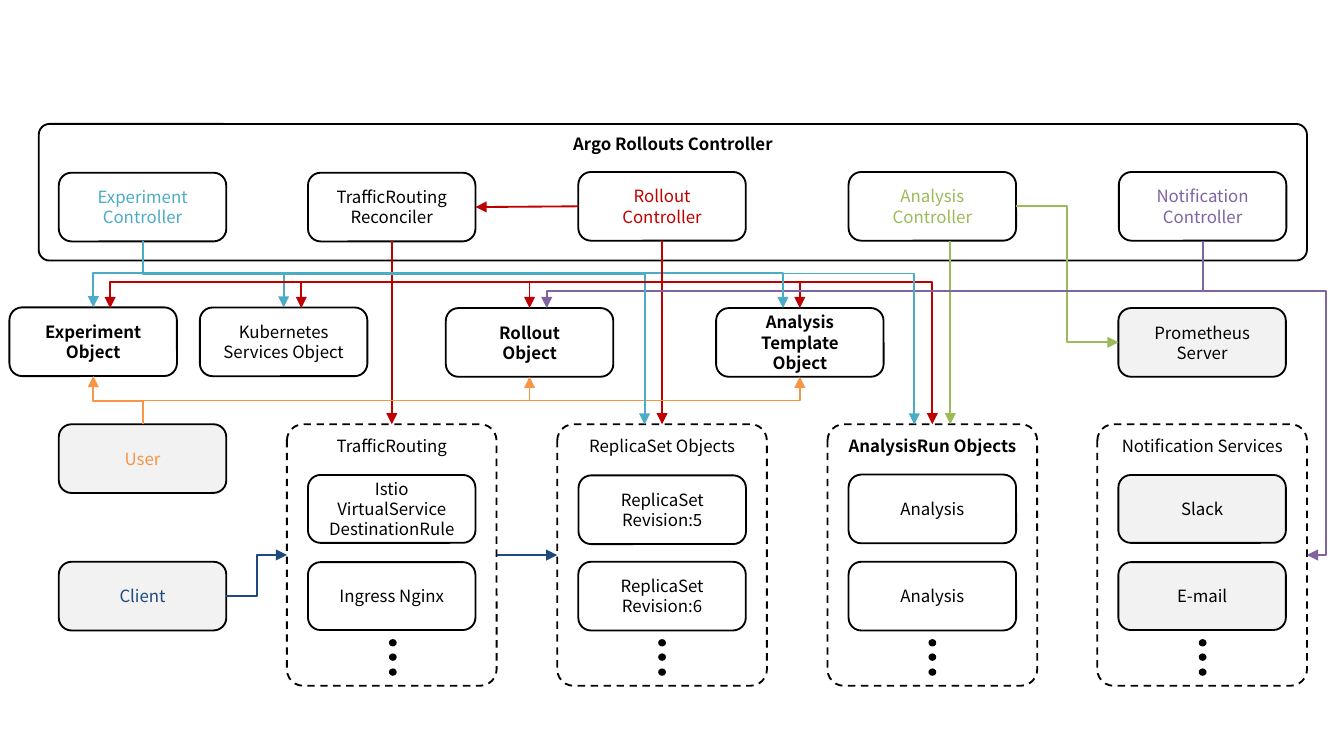
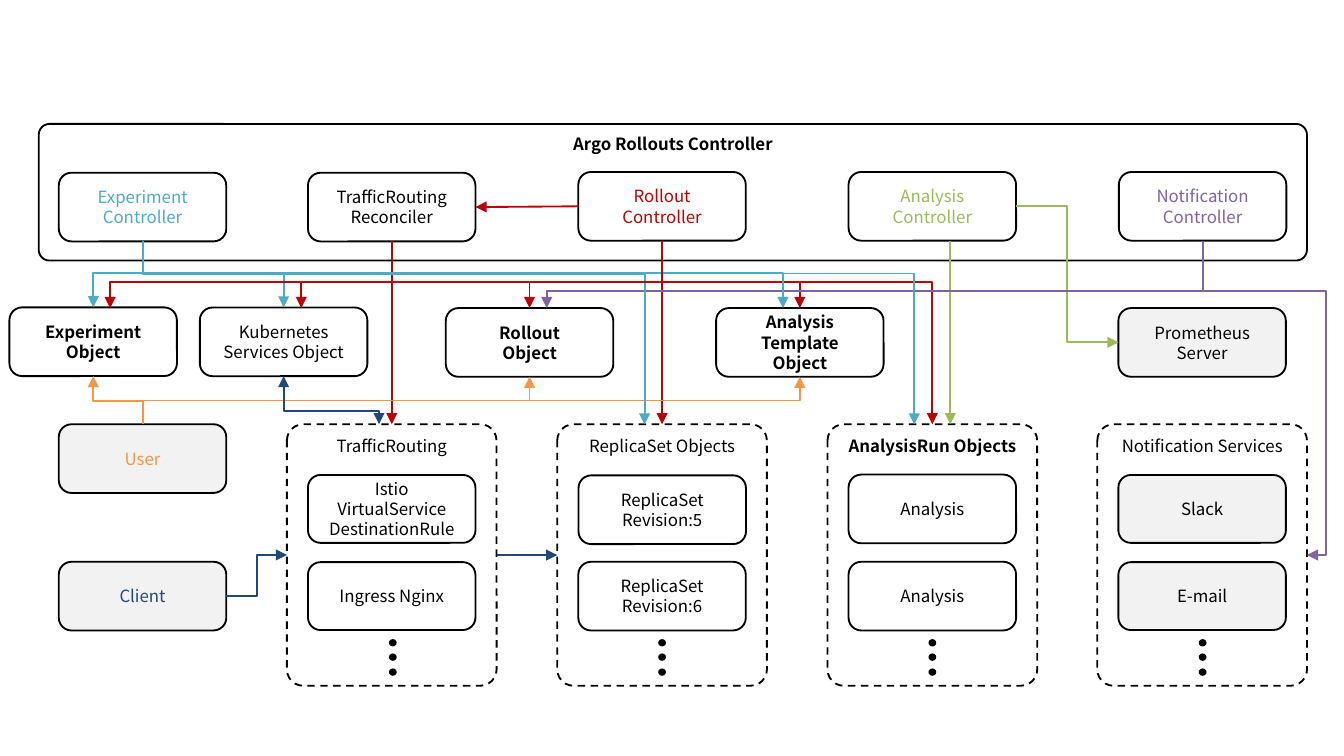
Before and after one commit to ssup2/blog-software, a slide deck: slide 1 of content/docs/theory-analysis/argo-rollouts/images/images.pptx. Drawn at 1344x756 pixels with LibreOffice and Linux fonts; fonts in the diff are those of the drawing. Boxes give left, top, right and bottom in pixels: in the first picture for what was removed or moved away, otherwise in the second. Text is boxed around its words. In the diff, an @@ line names an element or a change of style, - is before the commit and + after.

```diff
--- a/content/docs/theory-analysis/argo-rollouts/images/images.pptx
+++ b/content/docs/theory-analysis/argo-rollouts/images/images.pptx
@@ elbow double arrow added from (379, 425) to (284, 376), #1F497D 1 pt @@
```
Also in this commit, not shown: 3 other slides changed, 3 slides added, 12 other files.
